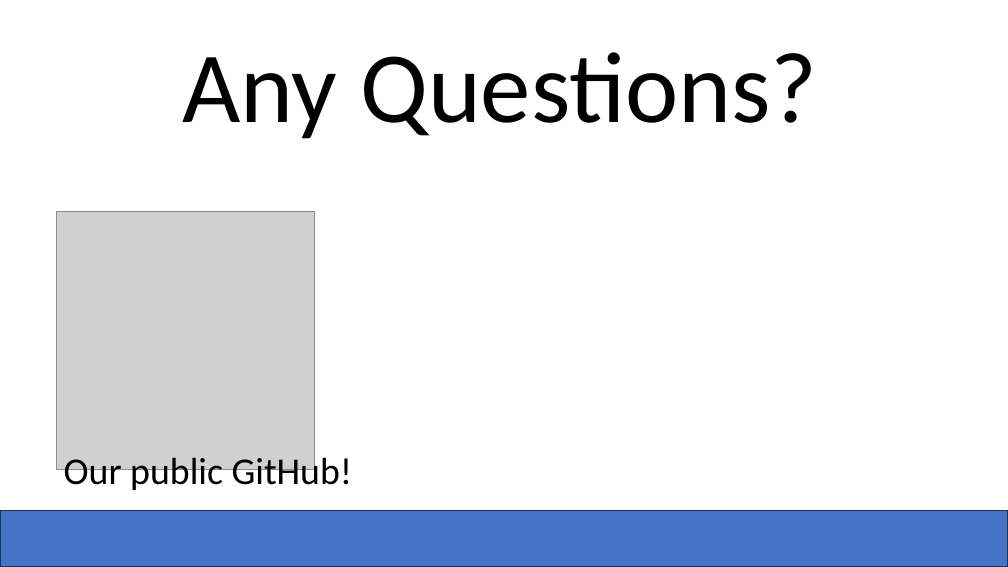
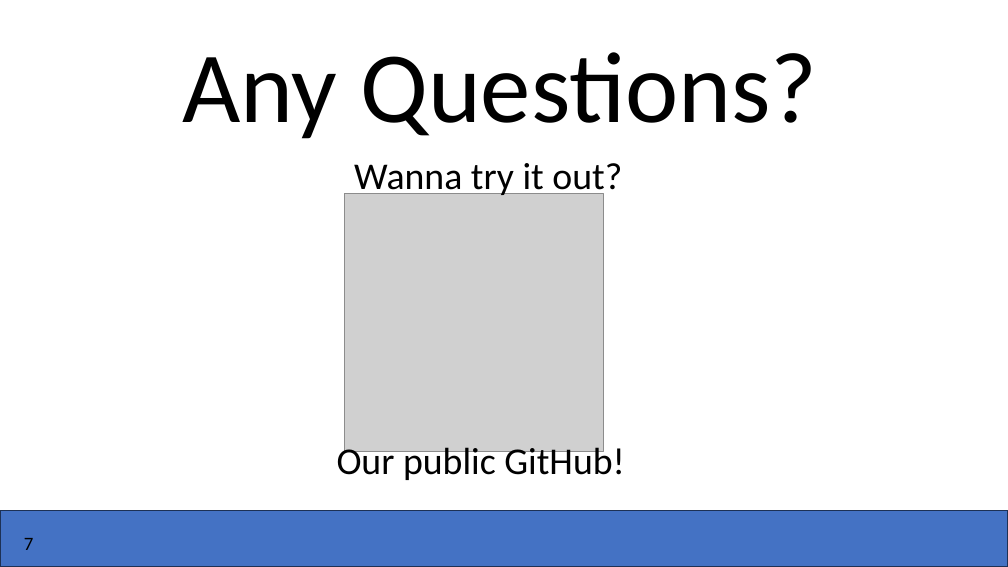
Before and after one commit to Zachadactyl/Connect-4_C, a slide deck: slide 7 of Four 2 Win.pptx. Drawn at 1008x567 pixels with LibreOffice and Linux fonts; fonts in the diff are those of the drawing; grey boxes stand for pictures; background and template pictures are left out. Boxes give left, top, right and bottom in pixels: in the first picture for what was removed or moved away, otherwise in the second. Text is boxed around its words. In the diff, an @@ line names an element or a change of style, - is before the commit and + after.

```diff
--- a/Four 2 Win.pptx
+++ b/Four 2 Win.pptx
@@ text added at <box>354,163,622,198</box>, 36 pt, text #000000 @@
+Wanna try it out?
@@ picture: place and size @@
-picture at <box>56,211,315,470</box>
+picture at <box>345,194,603,452</box>
@@ text "Our public GitHub!": place and size @@
-text "Our public GitHub!" at <box>64,452,353,493</box>
+text "Our public GitHub!" at <box>337,442,625,480</box>
@@ text added at <box>24,538,34,550</box>, 18 pt, text #000000 @@
+7
```
Also in this commit, not shown: 6 other slides changed.
